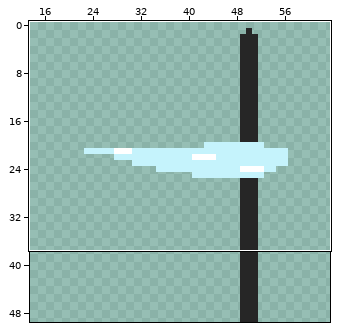
A pixel-art file gets an edit: images/Periscope.aseprite. The first picture is a wide view before the edit; the outline marks the close-up.
Close-up. Before:
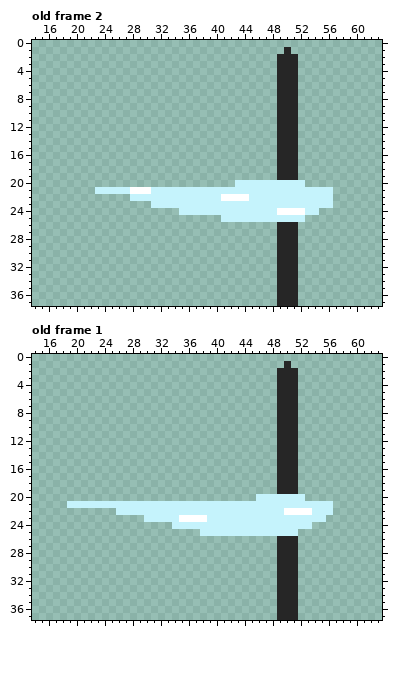
100x50 pixels, 2 frames. Shown: old frame 2: x 14..63, y 0..37; old frame 1: x 14..63, y 0..37. The wide view leaves out empty margins. The commit also changed other frames or places, which this record leaves out.
Now the later version:
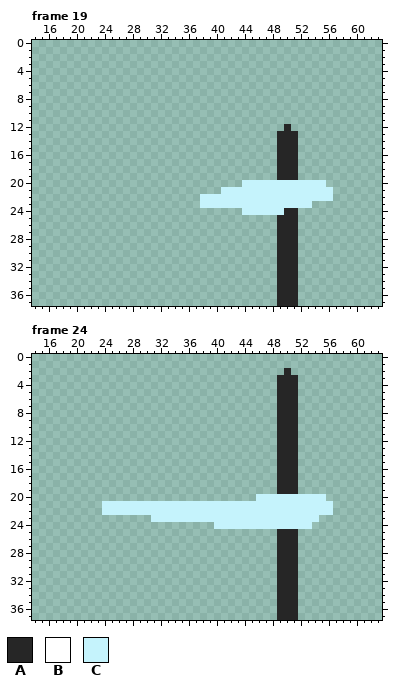
Palette (. is transparent): A #262626  B #ffffff  C #c5f3fc
A new or re-ordered frame is compared with the old frame closest to it.
Difference:
frames 2 -> 26
Frame 19 is new; against old frame 2, layer "Periscope":
y 1: x 50 A -> .
y 2..11: x 49..51 AAA -> ...
y 12: x 49 A -> .; x 51 A -> .
y 20: x 43 C -> .; x 53..55 ... -> CCC
y 21: x 23..40 CCCCCBBBCCCCCCCCCC -> ..................
y 22: x 28..37 CCCCCCCCCC -> ..........; x 41..44 BBBB -> CCCC
y 23: x 31..37 CCCCCCC -> .......; x 54..56 CCC -> ...
y 24: x 35..43 CCCCCCCCC -> .........; x 49..54 BBBBCC -> CAA...
y 25: x 41..52 CCCCCCCCCCCC -> ........AAA.
Frame 24 is new; against old frame 1, layer "Periscope":
y 1: x 50 A -> .
y 2: x 49 A -> .; x 51 A -> .
y 20: x 53..55 ... -> CCC
y 21: x 19..23 CCCCC -> .....
y 22: x 24..25 .. -> CC; x 50..53 BBBB -> CCCC
y 23: x 30 C -> .; x 35..38 BBBB -> CCCC; x 55 C -> .
y 24: x 34..39 CCCCCC -> ......
y 25: x 38..51 CCCCCCCCCCCCCC -> ...........AAA
Boxes around the changes in both close-ups, in picture pixels (x1, y1, x2, y2):
erased: (277, 47, 298, 131)
changed: (95, 180, 333, 222)
erased: (277, 361, 298, 375)
changed: (144, 494, 326, 536)
changed: (67, 501, 116, 515)
